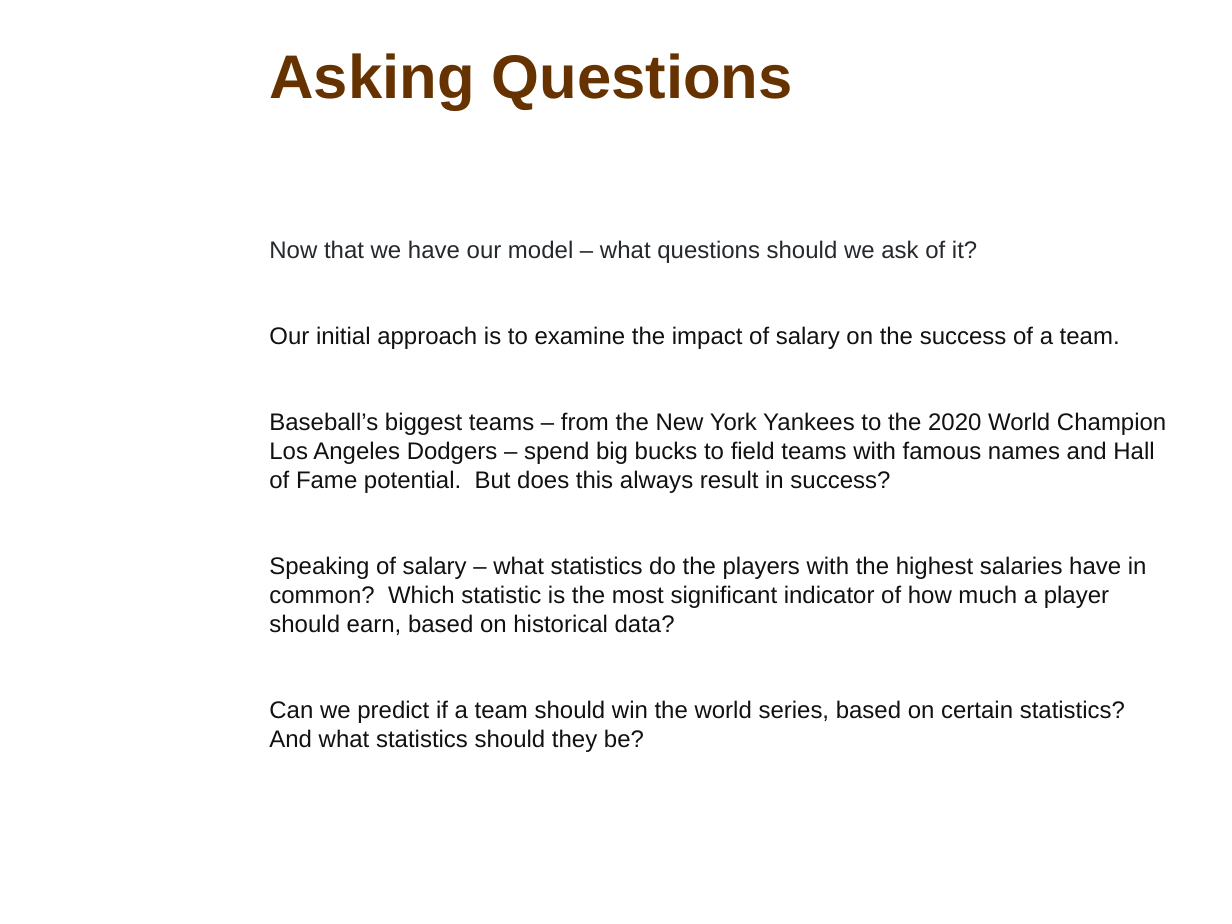
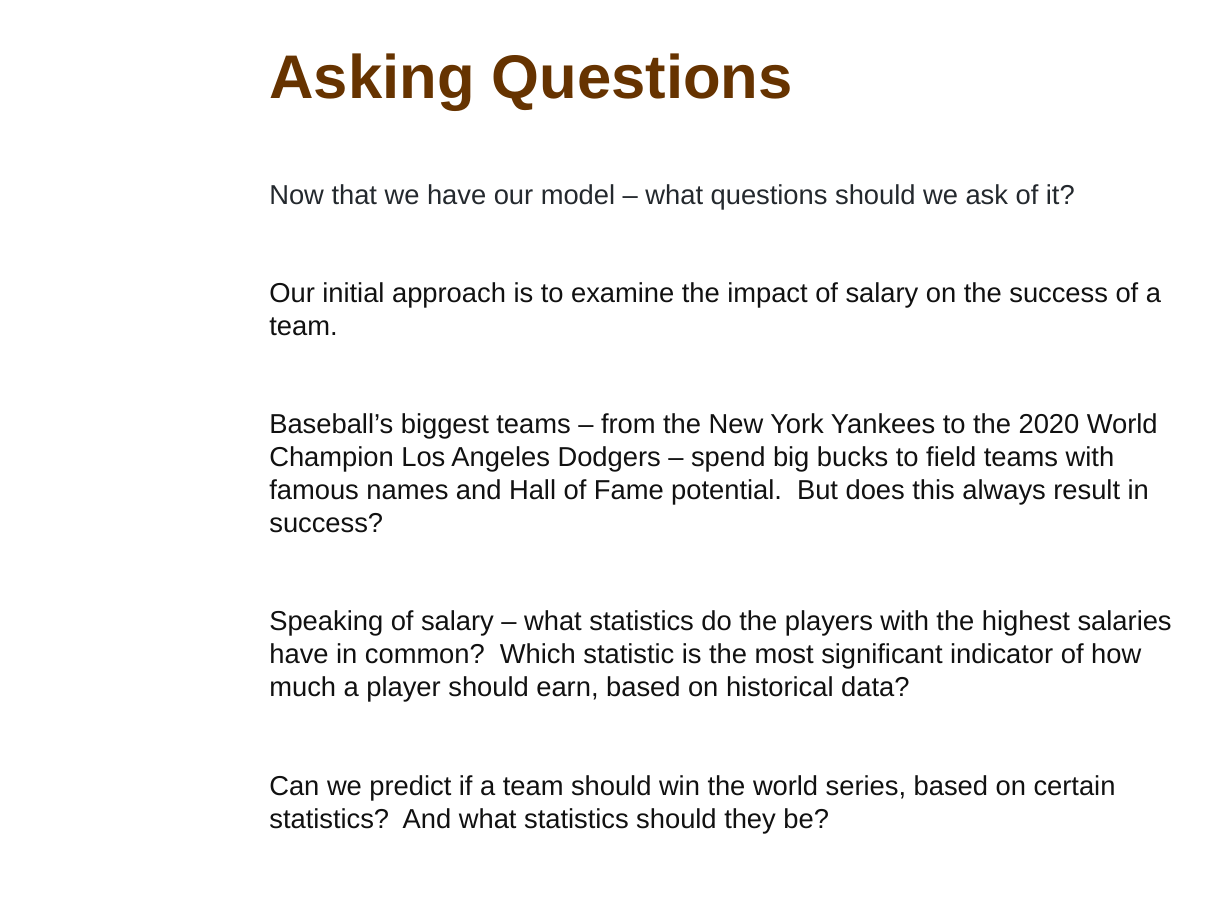
Before and after one commit to davidfashbinder/final_project, a slide deck: slide 8 of Final Presentation.pptx (slide 7 before the commit). Drawn at 1232x924 pixels with LibreOffice and Linux fonts; fonts in the diff are those of the drawing; background and template pictures are left out. Boxes give left, top, right and bottom in pixels: in the first picture for what was removed or moved away, otherwise in the second. Text is boxed around its words. In the diff, an @@ line names an element or a change of style, - is before the commit and + after.

```diff
--- a/Final Presentation.pptx
+++ b/Final Presentation.pptx
@@ text "Now that we have our ..." at box(269, 184, 1172, 833): size 14 to 16 pt @@
```
Also in this commit, not shown: 2 other slides changed, 1 slide added.
